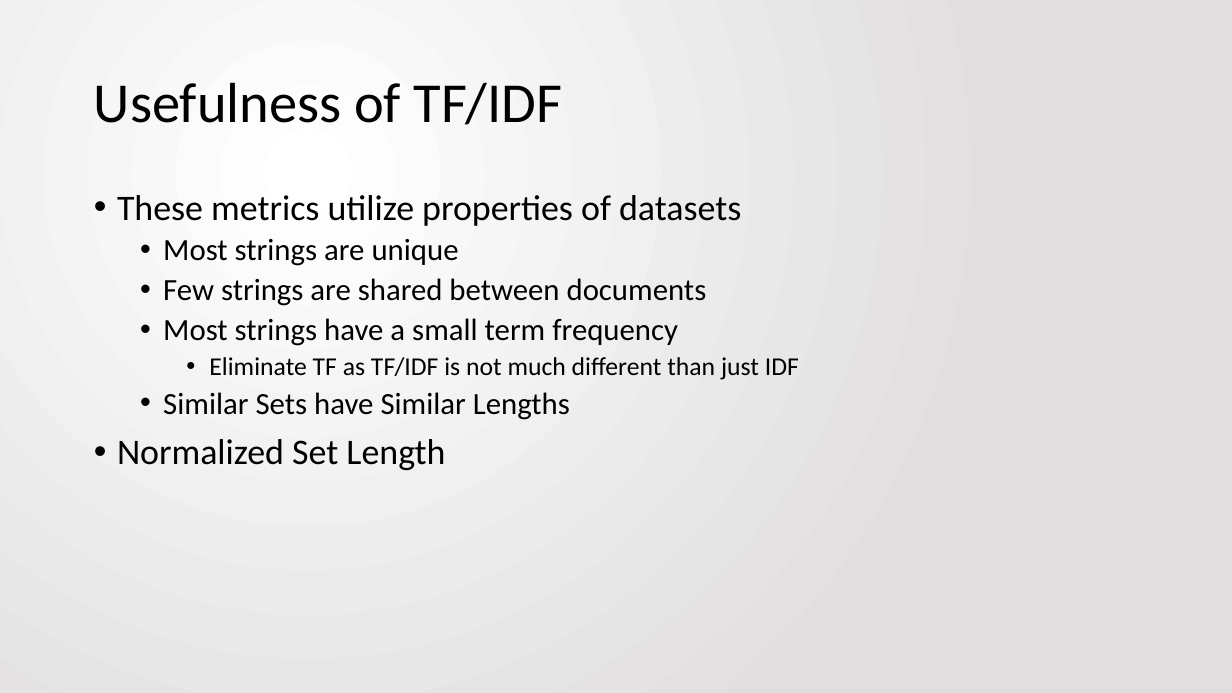
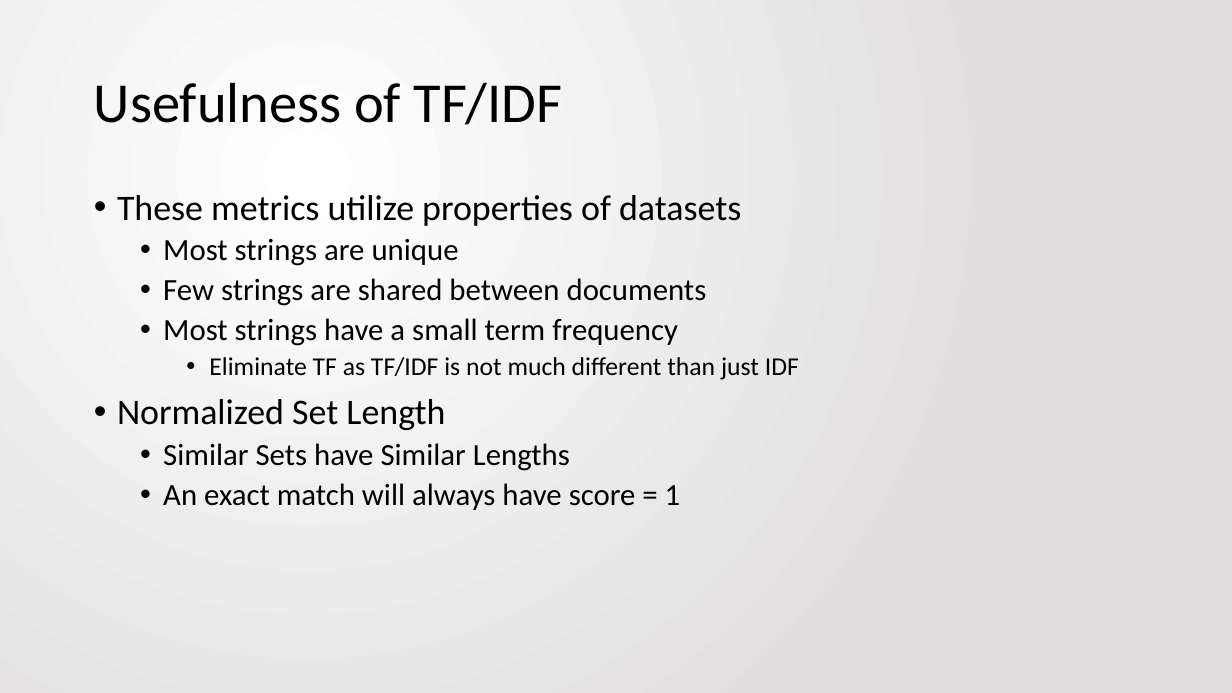
Before and after one commit to jbfitz/EECS405, a slide deck: slide 4 of Paper Presentation/EECS405.PattersonFitzpatrick.PaperPresentation.pptx. Drawn at 1232x693 pixels with LibreOffice and Linux fonts; fonts in the diff are those of the drawing. Boxes give left, top, right and bottom in pixels: in the first picture for what was removed or moved away, otherwise in the second. Text is boxed around its words. In the diff, an @@ line names an element or a change of style, - is before the commit and + after.

```diff
--- a/Paper Presentation/EECS405.PattersonFitzpatrick.PaperPresentation.pptx
+++ b/Paper Presentation/EECS405.PattersonFitzpatrick.PaperPresentation.pptx
@@ text at [117, 399, 445, 430]: paragraph added @@
+• Normalized Set Length
@@ text at [163, 483, 681, 510]: text changed; size 28 to 24 pt @@
-• Normalized Set Length
+  • An exact match will always have score = 1
```
Also in this commit, not shown: 8 other slides changed, 5 slides added, 1 slide removed.
